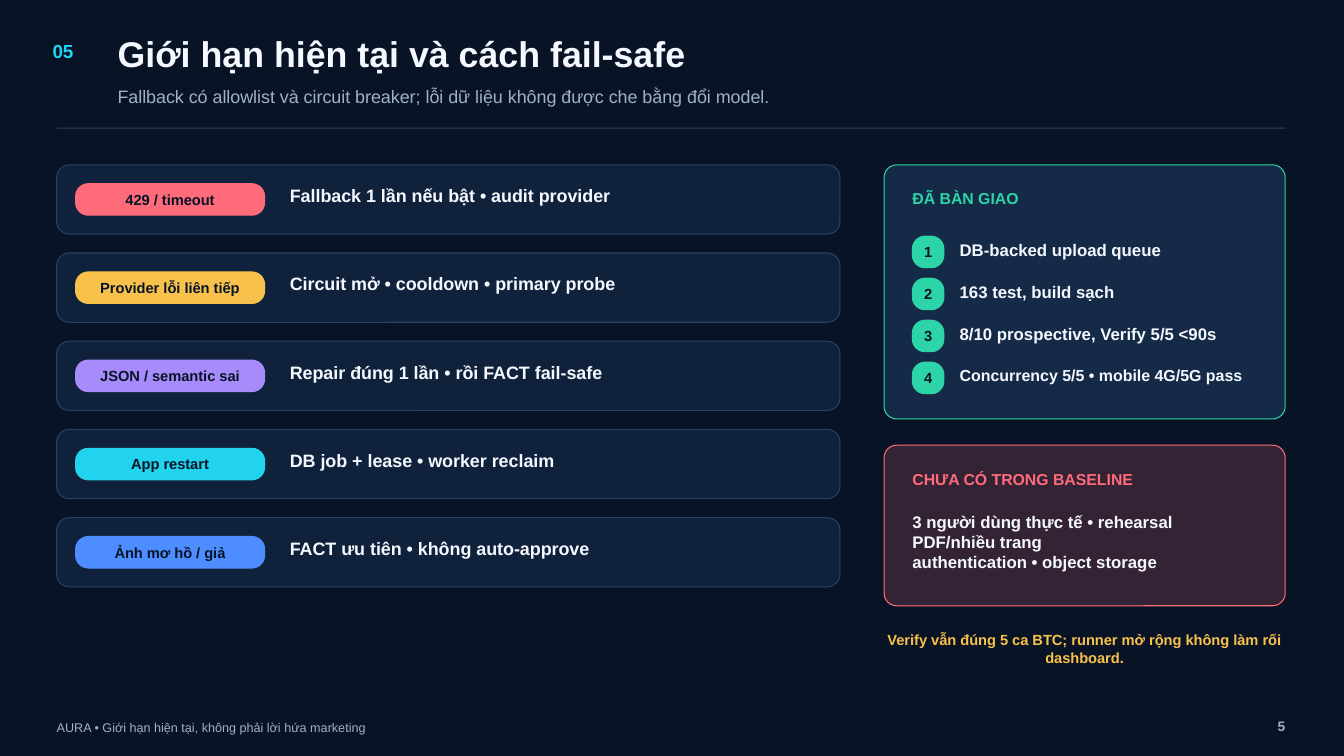
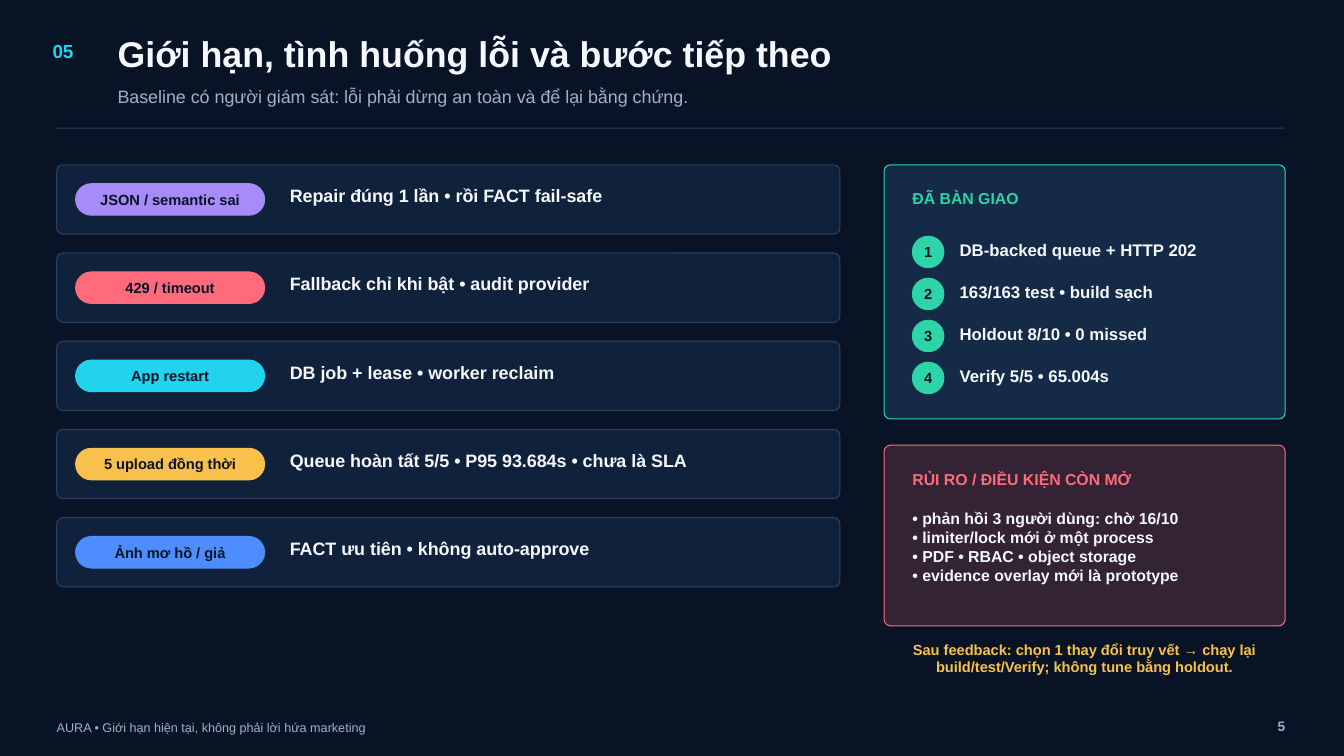
Before and after one commit to BondPhuPhamzZ/AURA, a slide deck: slide 5 of AURA/submission/AURA_5_SLIDES_FINAL.pptx. Drawn at 1344x756 pixels with LibreOffice and Linux fonts; fonts in the diff are those of the drawing. Boxes give left, top, right and bottom in pixels: in the first picture for what was removed or moved away, otherwise in the second. Text is boxed around its words. In the diff, an @@ line names an element or a change of style, - is before the commit and + after.

```diff
--- a/AURA/submission/AURA_5_SLIDES_FINAL.pptx
+++ b/AURA/submission/AURA_5_SLIDES_FINAL.pptx
@@ text at (x1=118, y1=39, x2=831, y2=74): text changed @@
-Giới hạn hiện tại và cách fail-safe
+Giới hạn, tình huống lỗi và bước tiếp theo
@@ text at (x1=118, y1=90, x2=689, y2=107): text changed @@
-Fallback có allowlist và circuit breaker; lỗi dữ liệu không được che bằng đổi model.
+Baseline có người giám sát: lỗi phải dừng an toàn và để lại bằng chứng.
@@ proportions changed in 10 elements at (x1=56, y1=165, x2=840, y2=235), (x1=56, y1=253, x2=840, y2=323), (x1=56, y1=342, x2=840, y2=411), (x1=56, y1=430, x2=840, y2=499), (x1=56, y1=518, x2=840, y2=588), (x1=884, y1=165, x2=1286, y2=419), (x1=884, y1=446, x2=1286, y2=626), (x1=76, y1=272, x2=265, y2=303), (x1=76, y1=360, x2=265, y2=391), (x1=76, y1=184, x2=265, y2=215) @@
@@ rounded rectangle "JSON / semantic sai" moved from (x1=76, y1=360, x2=265, y2=391) to (x1=76, y1=184, x2=265, y2=215) @@
@@ text at (x1=290, y1=188, x2=602, y2=206): text changed @@
-Fallback 1 lần nếu bật • audit provider
+Repair đúng 1 lần • rồi FACT fail-safe
@@ text at (x1=960, y1=244, x2=1197, y2=260): text changed @@
-DB-backed upload queue
+DB-backed queue + HTTP 202
@@ rounded rectangle "429 / timeout" moved from (x1=76, y1=184, x2=265, y2=215) to (x1=76, y1=272, x2=265, y2=303) @@
@@ rounded rectangle removed at (x1=76, y1=272, x2=265, y2=303) @@
-Provider lỗi liên tiếp
@@ text at (x1=290, y1=277, x2=589, y2=294): text changed @@
-Circuit mở • cooldown • primary probe
+Fallback chỉ khi bật • audit provider
@@ text at (x1=960, y1=286, x2=1153, y2=301): text changed @@
-163 test, build sạch
+163/163 test • build sạch
@@ text at (x1=960, y1=328, x2=1147, y2=341): text changed @@
-8/10 prospective, Verify 5/5 <90s
+Holdout 8/10 • 0 missed
@@ rounded rectangle "App restart" moved from (x1=76, y1=449, x2=265, y2=480) to (x1=76, y1=360, x2=265, y2=391) @@
@@ text "DB job + lease • ..." moved from (x1=290, y1=454, x2=555, y2=471) to (x1=290, y1=366, x2=555, y2=383) @@
@@ text removed at (x1=290, y1=365, x2=602, y2=383) @@
-Repair đúng 1 lần • rồi FACT fail-safe
@@ text at (x1=960, y1=370, x2=1109, y2=386): text changed; size 11.4 to 12 pt @@
-Concurrency 5/5 • mobile 4G/5G pass
+Verify 5/5 • 65.004s
@@ rounded rectangle added at (x1=76, y1=449, x2=265, y2=480), fill #F8C14C, outline #F8C14C 0.75 pt, 10.5 pt, text #081426, bold @@
+5 upload đồng thời
@@ rounded rectangle resized from (x1=884, y1=446, x2=1286, y2=606) to (x1=884, y1=446, x2=1286, y2=626) @@
@@ text added at (x1=290, y1=453, x2=687, y2=471), 12.8 pt, text #F5F8FF, bold @@
+Queue hoàn tất 5/5 • P95 93.684s • chưa là SLA
@@ text at (x1=912, y1=472, x2=1132, y2=488): text changed @@
-CHƯA CÓ TRONG BASELINE
+RỦI RO / ĐIỀU KIỆN CÒN MỞ
@@ text at (x1=922, y1=512, x2=1179, y2=585): text changed; size 12 to 11.2 pt @@
-3 người dùng thực tế • rehearsal
-PDF/nhiều trang
-authentication • object storage
+• phản hồi 3 người dùng: chờ 16/10
+• limiter/lock mới ở một process
+• PDF • RBAC • object storage
+• evidence overlay mới là prototype
@@ text at (x1=913, y1=643, x2=1256, y2=675): text changed @@
-Verify vẫn đúng 5 ca BTC; runner mở rộng không làm rối dashboard.
+Sau feedback: chọn 1 thay đổi truy vết → chạy lại build/test/Verify; không tune bằng holdout.
```
Also in this commit, not shown: 2 other slides changed, 2 slides added, 2 slides removed, 1 other file.
